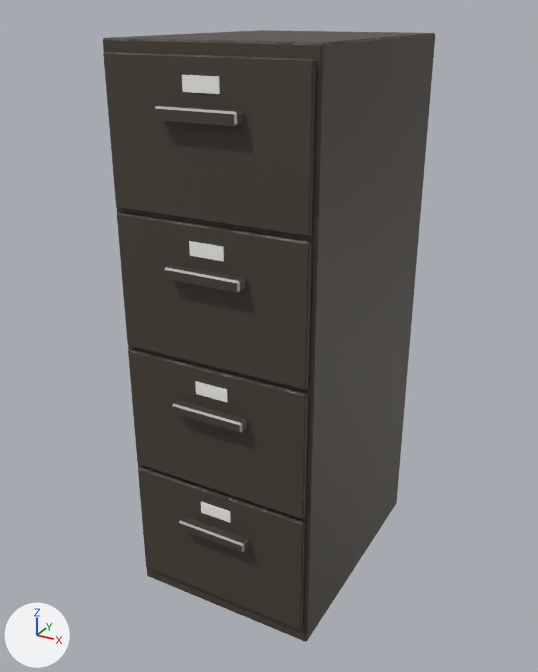
An edit to the glTF model assets/interiors/police/filing_cabinet.glb, drawn before and after from the same camera.
Camera for both pictures: a 50 mm lens placed at (0.795, -1.492, 1.371), pointed at (-0.014, -0.02, 0.635). Lighting does not change. The marker at lower left points along +X, +Y and +Z. The first picture is the older version.

Script lines for the objects in view, before the commit:
```python
ob_filing_cabinet = bpy.data.objects.new('filing_cabinet', me_filing_cabinet)
ob_filing_cabinet.location = (0.0, 0.0, 0.0)
```
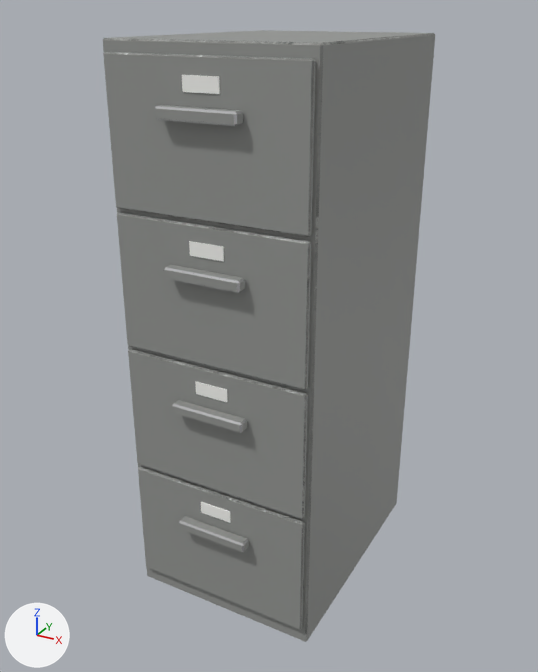
Edits to the bpy script that builds the scene:
```text
Add img_cabinet_grey:
    img_cabinet_grey = load_image('cabinet_grey', '_unpacked/cabinet_grey', 1024, 1024, 'sRGB')
Change mat_cabinet_grey:
    remove n2 = _N.new('ShaderNodeMix'); n2.name = 'Mix'
    remove n2.data_type = 'RGBA'
    remove n2.blend_type = 'MULTIPLY'
    remove n2.inputs[0].default_value = 1.0  # 'Factor'
    remove n2.inputs[7].default_value = (0.62, 0.63, 0.62, 1.0)  # 'B', light grey #ced0ce
    where n3 = _N.new('ShaderNodeTexImage'); n3.name = 'Image Texture'
    n3.image: img_metal_plate_02_diff -> img_cabinet_grey
    where n0 = _N.new('ShaderNodeBsdfPrincipled'); n0.name = 'Principled BSDF'
    remove _L.new(n2.outputs[2], n0.inputs[0])  # 'Result' to 'Base Color'
    remove _L.new(n3.outputs[0], n2.inputs[6])  # 'Color' to 'A'
    add _L.new(n3.outputs[0], n0.inputs[0])  # 'Color' to 'Base Color'
```

Changed parts and their boxes [x1, y1, x2, y2] in the pictures (538 x 672 px):
'filing_cabinet', surface changed (lighter): [103, 30, 435, 642] in both
